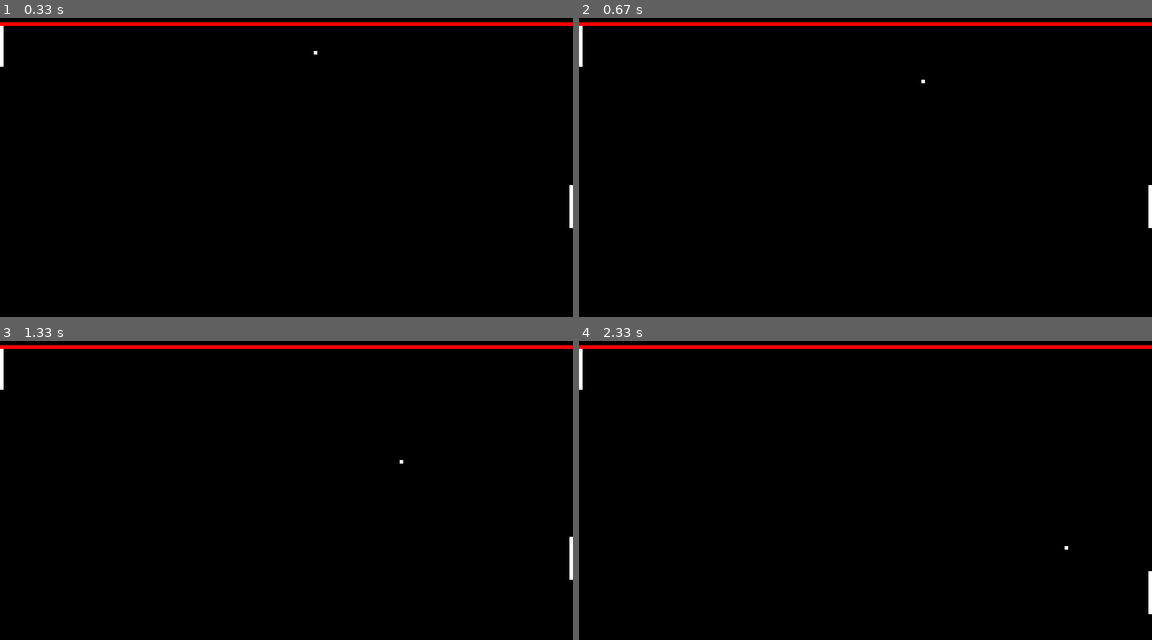
Above: before the commit, frames 1-4 (two rows, left to right).
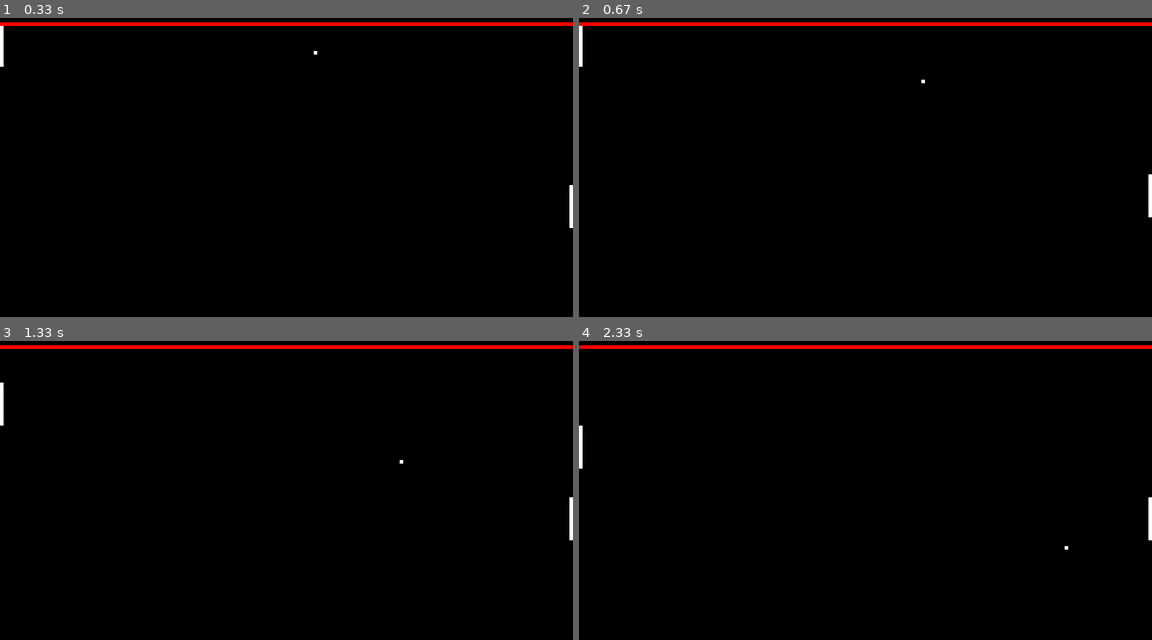
Above: after the commit, the same moments.

Repository: tdarst/PyGame_Pong
Game: pygame game, started from main.py
The game is run twice, just before and just after one commit, with the same random seed, the same clock (stepped at 60 frames per second) and the same inputs.
Inputs:
- Up to frame 1 (0.33 s): no input
- Up to frame 2 (0.67 s): tap W at 0.33 s
- Up to frame 3 (1.33 s): hold Down from 1.17 s (still down)
- Up to frame 4 (2.33 s): release Down at 1.63 s; hold Up 1.67-2.03 s; hold Down from 2.07 s (still down)

Frame 1 is identical in both runs. In frame 2, less than 0.1% of the frame differs, in the area x 99-100%, y 52-71%; in frame 3, 0.3%; in frame 4, 0.4%, in the area x 0-100%, y 2-92%.

Commit message:
Added inheritance for playerLeft and playerRight to improve readability and remove unncessesary global variables

Diff:
--- a/main.py
+++ b/main.py
@@ -1,5 +1,5 @@
 import pygame, time, os
-from paddle import Paddle
+from paddle import *
 from pongBall import PongBall
 
 # Color settings for the game window
@@ -99,8 +99,8 @@
 def main():
 
     # Initialize objects for the two players and the ball
-    PlayerRight = Paddle(795, 325, INITIAL_PADDLE_SPEED_Y, PLAYER_RIGHT_CONTROL_UP, PLAYER_RIGHT_CONTROL_DOWN)
-    PlayerLeft  = Paddle(0, 100, INITIAL_PADDLE_SPEED_Y, PLAYER_LEFT_CONTROL_UP, PLAYER_LEFT_CONTROL_DOWN)
+    PlayerRight = playerRight()
+    PlayerLeft  = playerLeft()
     Ball        = PongBall(GAME_WINDOW_WIDTH/2, PONG_WINDOW_TOP, INITIAL_BALL_SPEED_X, INITIAL_BALL_SPEED_Y)
 
     # Lists to hold different game objects for different iterational purposes
--- a/paddle.py
+++ b/paddle.py
@@ -3,9 +3,15 @@
 # Object for the "Paddle" in a game of Pong
 
 class Paddle:
-    def __init__(self, InitLocationX, InitLocationY, SpeedY, UpKey, DownKey):
+    def __init__(self):
         # Determines how fast the paddle is moving
-        self.speedY = SpeedY
+        self.speedY = 5
+
+        self.coordX = 0
+        self.coordY = 0
+
+        self.upKey = None
+        self.downKey = None
 
         # Paddle dimensions
         self.length = 60
@@ -14,16 +20,10 @@
         # Surface that holds the paddle's image, gets drawn onto the game window surface
         self.surface = pygame.Surface((self.width, self.length))
 
-        # Paddle keyboarad controls
-        self.upKey = UpKey
-        self.downKey = DownKey
-
         # Player score
         self.score = 0
 
         # Coordinate variables, left, right, top and bottom are for better readability in main code
-        self.coordX = InitLocationX
-        self.coordY = InitLocationY
         self.left = self.coordX
         self.right = self.coordX + self.width
         self.top = self.coordY
@@ -71,3 +71,20 @@
     def getRect(self):
         # Returns the coordinates of the paddle in a pygame rect object for collision detection purposes
         return pygame.Rect(self.coordX, self.coordY, self.width, self.length)
+
+
+class playerLeft(Paddle):
+    def __init__(self):
+        super().__init__()
+        self.coordX = 795
+        self.coordY = 325
+        self.upKey = pygame.K_w
+        self.downKey = pygame.K_s
+
+class playerRight(Paddle):
+    def __init__(self):
+        super().__init__()
+        self.coordX = 0
+        self.coordY = 100
+        self.upKey = pygame.K_UP
+        self.downKey = pygame.K_DOWN
